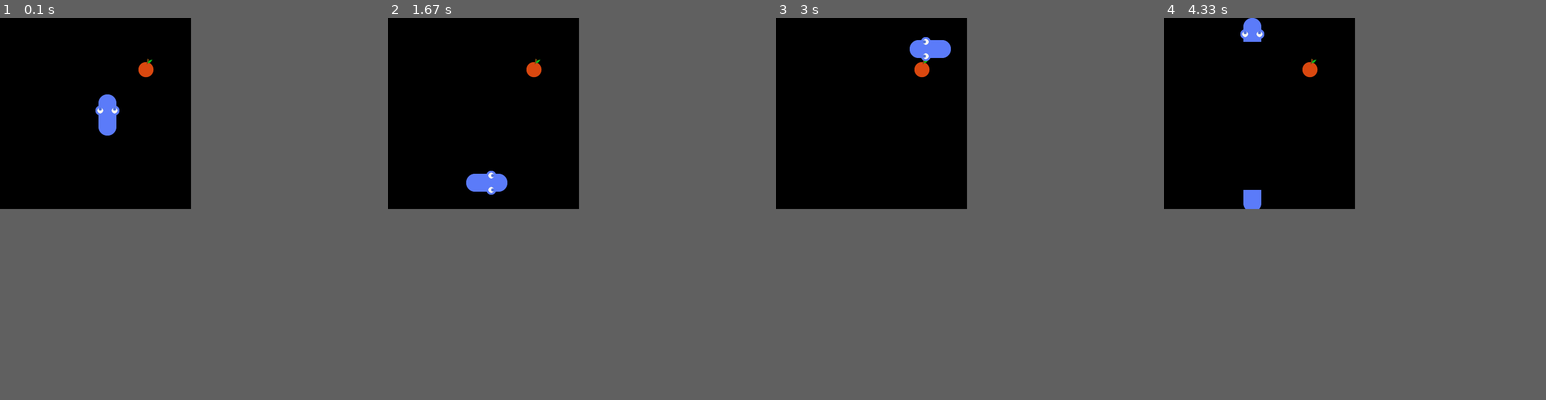
Above: before the commit, frames 1-4 (left to right).
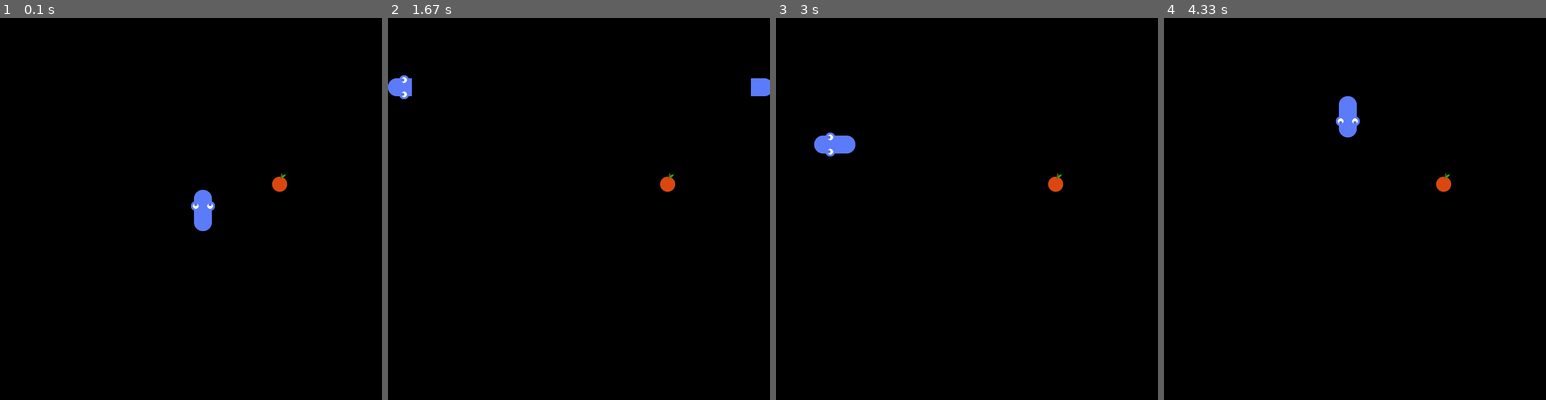
Above: after the commit, the same moments.

Repository: igorFrotte/SnakeTDD
Game: pygame game, started from run_game_pygame.py
Two runs of this game, one before a commit and one after it. Both use one fixed random seed, a clock stepped at 60 frames per second and the inputs below.
Inputs:
- Up to frame 1 (0.1 s): no input
- Up to frame 2 (1.67 s): hold D 0.33-0.8 s; hold W 0.83-1.13 s; hold D 1.17-1.63 s
- Up to frame 3 (3 s): hold S 2.23-2.53 s; hold A 2.57-2.97 s
- Up to frame 4 (4.33 s): hold W 3-3.37 s; hold D 3.4-4.03 s; hold S from 4.07 s (still down)
In our replay, the window is 320x320 before the commit and 640x640 after it. These sizes can differ from the game's own. Grey fills any space a smaller window leaves; there, only what the larger window draws over its background counts as a difference.

The runs differ from the first frame. In frame 1, 1.3% of the frame differs, in the area x 25-76%, y 10-56%; in frame 2, 1.3%, in the area x 0-100%, y 10-47%; in frame 3, 1.3%; in frame 4, 1.3%.

Commit message:
readme modified

Diff:
--- a/run_game.py
+++ /dev/null
@@ -1,47 +0,0 @@
-import time
-from snake.game import SnakeGame
-from snake.snake_screen import io_handler
-
-def main():
-    game = SnakeGame(width=10, height=10)
-    io = io_handler((10,10), 0.3)
-    io.record_inputs()  # só usado no jogo real
-
-    try:
-        while True:
-            last = io.last_input
-            if last == "w":
-                game.change_direction("up")
-            elif last == "s":
-                game.change_direction("down")
-            elif last == "a":
-                game.change_direction("left")
-            elif last == "d":
-                game.change_direction("right")
-            elif last == "end":
-                break
-
-            game.step()
-
-            io.matrix = [[0]*io.x_size for _ in range(io.y_size)]
-            for x, y in game.snake:
-                io.matrix[y][x] = 1
-            hx, hy = game.snake[0]
-            io.matrix[hy][hx] = 2
-            if game.fruits:
-                for fx, fy in game.fruits:
-                    io.matrix[fy][fx] = 3
-
-            io.display()
-
-            if game.check_collision():
-                print("Game Over! Você bateu na própria cobra.")
-                break
-
-            time.sleep(io.game_speed)
-
-    except KeyboardInterrupt:
-        print("\nJogo interrompido.")
-
-if __name__ == "__main__":
-    main()
--- a/run_game_pygame.py
+++ b/run_game_pygame.py
@@ -2,8 +2,8 @@
 from snake.pygame_handler import PygameHandler
 
 def main():
-    game = SnakeGame(10, 10)
-    io = PygameHandler(10, 10, cell_size=32, fps=10, asset_path="assets")
+    game = SnakeGame(20, 20)
+    io = PygameHandler(20, 20, cell_size=32, fps=10, asset_path="assets")
 
     running = True
     while running:
Not shown, changed: README.md
